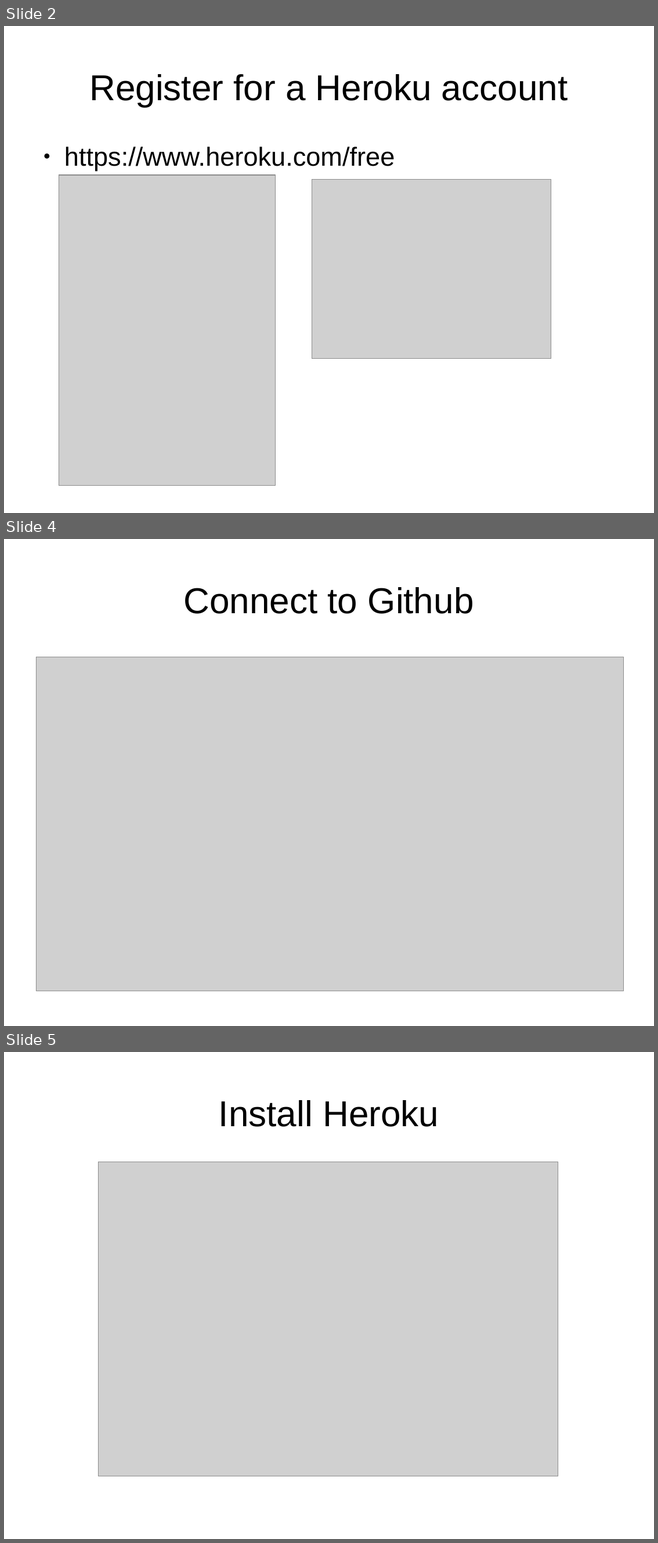
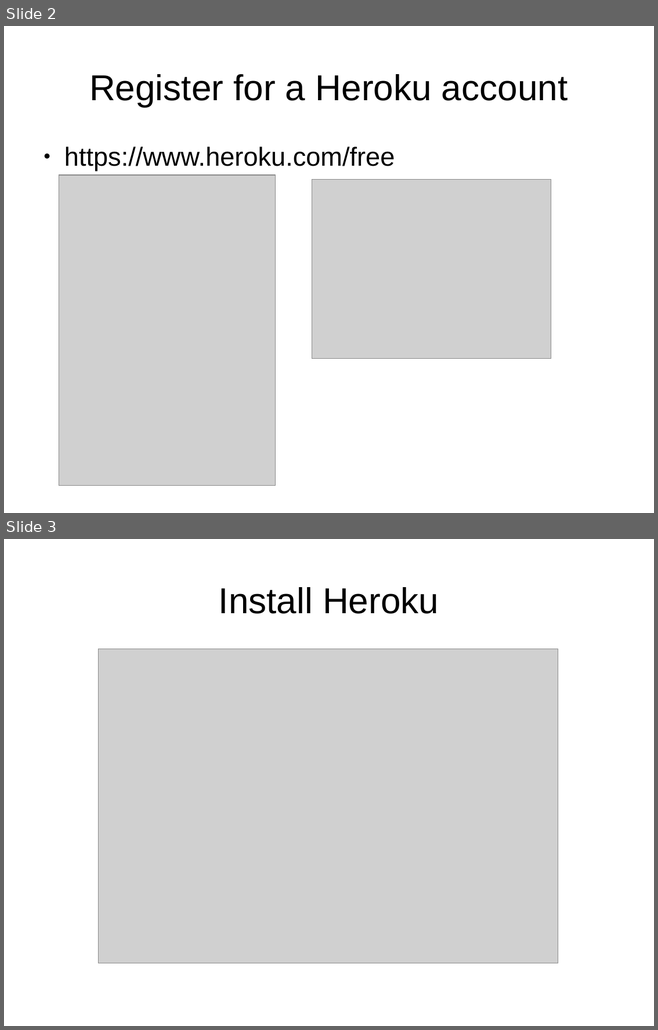
Before and after one commit to phonedude/cs531-f18, a slide deck: slides/Heroku Intro.pptx. Shown one above the other, each under a label of ours: slides 2, 4 and 5 before the commit, slides 2 and 3 after it; the slides between them are not shown. The pictures are 658x1543 and 658x1030 pixels, drawn with LibreOffice and Linux fonts; fonts in the diff are those of the drawing; grey boxes stand for pictures. Boxes give left, top, right and bottom in pixels: in the first picture for what was removed or moved away, otherwise in the second. Text is boxed around its words. In the diff, an @@ line names an element or a change of style, - is before the commit and + after.

```diff
--- a/slides/Heroku Intro.pptx
+++ b/slides/Heroku Intro.pptx
@@ slide 4 removed at box(4, 539, 654, 1026), background #FFFFFF @@
@@ text removed at box(183, 587, 474, 614) @@
-Connect to Github
@@ picture removed at box(36, 657, 623, 991) @@
@@ what was slide 5 is now slide 3 @@
```
Also in this commit, not shown: 1 slide changed, 1 other slide removed.
